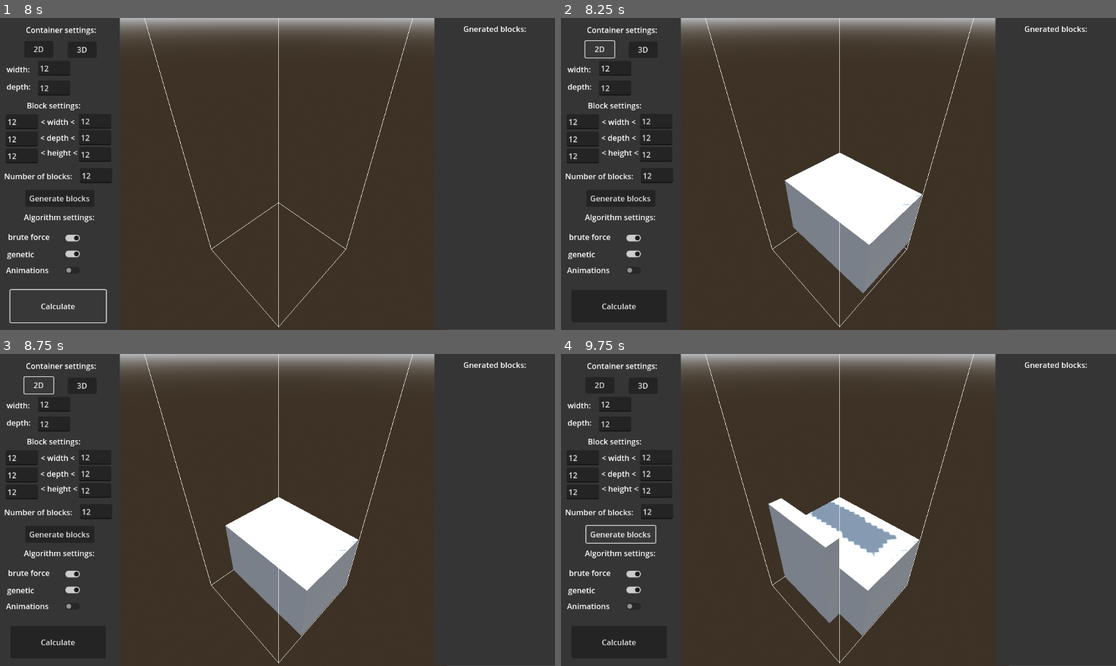
Above: before the commit, frames 1-4 (two rows, left to right).
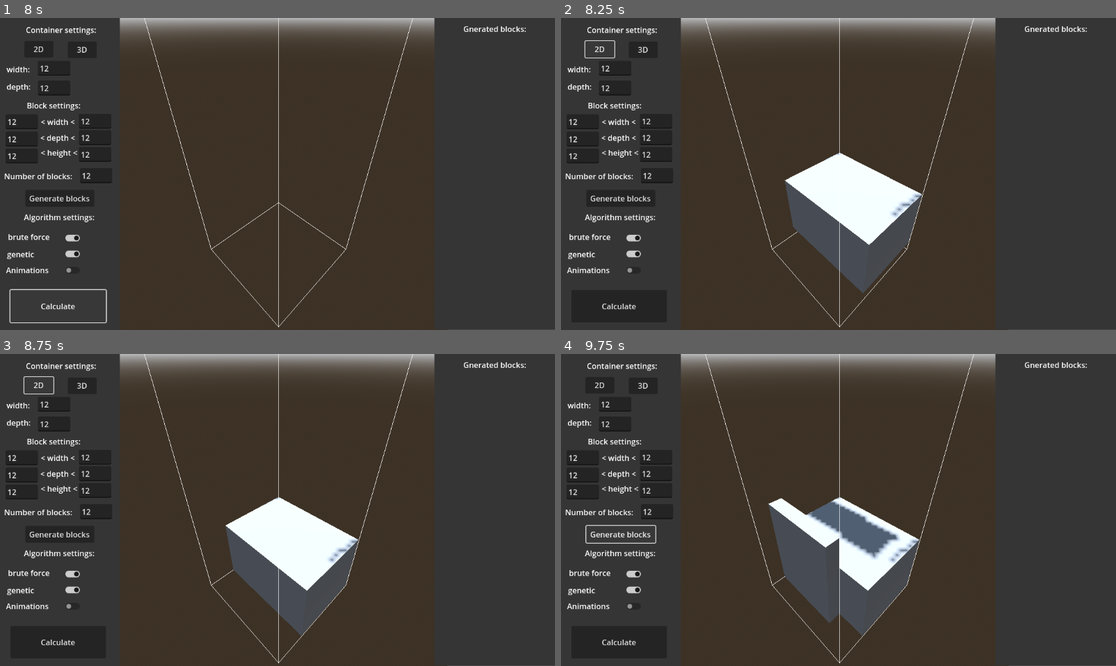
Above: after the commit, the same moments.

Repository: FilipAntonijevic/Optimal_block_packing
Game: Godot game, scene res://Scenes/Main.tscn
Two runs of this game, one before a commit and one after it. Both use one fixed random seed, a clock stepped at 60 frames per second and the inputs below.
Inputs (mouse positions are in pixels of both pictures, inside the frame that each line leads up to):
- Up to frame 1 (8 s): click (94, 177) at 0.52 s; type "12" at 0.6 s; click (94, 155) at 0.75 s; type "12" at 0.83 s; click (22, 155) at 0.98 s; type "12" at 1.07 s; click (94, 136) at 1.27 s; type "12" at 1.35 s; click (22, 139) at 1.5 s; type "12" at 1.58 s; click (94, 120) at 1.73 s; type "12" at 1.82 s; click (22, 120) at 2.02 s; type "12" at 2.1 s; click (55, 86) at 2.25 s; type "12" at 2.33 s; click (55, 67) at 2.48 s; type "12" at 2.57 s; click "2D" at 2.75 s; click "3D" at 3.5 s; click "Generate blocks" at 4.25 s; click (72, 239) at 5 s; click (72, 255) at 5.75 s; click (72, 270) at 6.5 s; click "Calculate" at 7.25 s
- Up to frame 2 (8.25 s): click "2D" at 8 s
- Up to frame 3 (8.75 s): no input
- Up to frame 4 (9.75 s): click "3D" at 8.75 s; click "Generate blocks" at 9.5 s

Frame 1 is identical in both runs. In frame 2, 3.3% of the frame differs, in the area x 40-66%, y 43-89%; in frame 3, 3.0%; in frame 4, 5.7%, in the area x 37-65%, y 45-91%.

Commit message:
Fixed bug with block placing algorithm. Added weighted control points to candidate_points, for overlap checking.

Diff:
--- a/optimal_block_packing/Scripts/Container.gd
+++ b/optimal_block_packing/Scripts/Container.gd
@@ -4,7 +4,7 @@
 
 @export var height: float = 1000
 @export var color: Color = Color(1, 1, 1)
-@export var zoom_speed: float = 2.0   # koliko brzo zumira
+@export var zoom_speed: float = 1
 @export var camera_min_height: float = 0
 @export var camera_max_height: float = 1000
 
@@ -83,7 +83,8 @@
 
 func add_blocks() -> void:
 	GlobalData.candidate_points.clear()
-	GlobalData.candidate_points.append(Vector3(0,0,0))
+	GlobalData.add_candidate_point(0,0,0,0,0)
+
 	for block in blocks_node.get_children():
 		block.queue_free()
 
@@ -96,19 +97,27 @@
 
 
 func add_block(block : Block) -> void:
-	var best_point = await find_best_point_and_place_block(block)
-	var t_block_x : Vector3 = Vector3(best_point.x + block.width , best_point.y , best_point.z)
-	var t_block_y : Vector3 = Vector3(best_point.x , best_point.y  + block.height, best_point.z)
-	var t_block_z : Vector3 = Vector3(best_point.x , best_point.y , best_point.z + block.depth)
-	update_candidate_points(t_block_x, t_block_y, t_block_z)
+	var best_point: CandidatePoint = await find_best_point_and_place_block(block)
+	var t_block_x: CandidatePoint = CandidatePoint.new(best_point.x + block.width, best_point.y, best_point.z, 0, 0)
+	var t_block_y: CandidatePoint = CandidatePoint.new(best_point.x , best_point.y  + block.height, best_point.z, 0, 0)
+	var t_block_z: CandidatePoint = CandidatePoint.new(best_point.x , best_point.y , best_point.z + block.depth, 0, 0)
+	update_candidate_points(t_block_x, t_block_y, t_block_z, block)
 
-func find_best_point_and_place_block(block) -> Vector3:
-	var best_point: Vector3
+func find_best_point_and_place_block(block) -> CandidatePoint:
+	var best_point : CandidatePoint
 
-	for t in GlobalData.candidate_points:
+	for i in range(GlobalData.candidate_points.size()):
+		var t: CandidatePoint = GlobalData.candidate_points[i]
 		if t.x + block.width <= GlobalData.container_width and t.z + block.depth <= GlobalData.container_depth:
-			best_point = t
-			break
+			var no_overlap = true
+			for j in range(i+1, GlobalData.candidate_points.size()):
+				var t2: CandidatePoint = GlobalData.candidate_points[j]
+				if t2.y > t.y and t.overlaps(t2, block.width, block.depth):
+					no_overlap = false
+					break
+			if no_overlap:
+				best_point = t
+				break
 
 	var mesh_instance = MeshInstance3D.new()
 	var box = BoxMesh.new()
@@ -117,35 +126,33 @@
 
 	var mat = StandardMaterial3D.new()
 	mat.shading_mode = BaseMaterial3D.SHADING_MODE_PER_PIXEL
-	mat.albedo_color = Color(0.8, 0.8, 0.8)
+	mat.albedo_color = Color(0.5, 0.5, 0.5)
 	mesh_instance.material_override = mat
 
-	if GlobalData.package_height < best_point.y + block.height:
-		GlobalData.package_height = best_point.y + block.height
-
 	if GlobalData.animations_bool:
-		var start_pos = best_point + Vector3(block.width/2, block.height/2, block.depth/2) + Vector3(0, 20, 0)
-		var end_pos   = best_point + Vector3(block.width/2, block.height/2, block.depth/2)
+		var start_pos = Vector3(best_point.x, best_point.y, best_point.z) + Vector3(block.width/2, block.height/2, block.depth/2) + Vector3(0, 20, 0)
+		var end_pos   = Vector3(best_point.x, best_point.y, best_point.z) + Vector3(block.width/2, block.height/2, block.depth/2)
 		mesh_instance.position = start_pos
 		blocks_node.add_child(mesh_instance)
 		var tween := create_tween()
 		tween.tween_property(mesh_instance, "position", end_pos, 1).set_trans(Tween.TRANS_SINE).set_ease(Tween.EASE_OUT)
 		await tween.finished
 	else:
-		mesh_instance.position = best_point + Vector3(block.width/2, block.height/2, block.depth/2)
+		mesh_instance.position = Vector3(best_point.x, best_point.y, best_point.z) + Vector3(block.width/2, block.height/2, block.depth/2)
 		blocks_node.add_child(mesh_instance)
 
 	return best_point
 
-func update_candidate_points(t_block_x, t_block_y, t_block_z) -> void:
-	var t_best_x
+func update_candidate_points(t_block_x: CandidatePoint, t_block_y: CandidatePoint, t_block_z: CandidatePoint, block) -> void:
+	var t_best_x : CandidatePoint
 	var t_best_x_max = -1
-	var t_best_z
+	var t_best_z : CandidatePoint
 	var t_best_z_max = -1
-	var t_best_y
+	var t_best_y : CandidatePoint
 	var t_best_y_max = -1
 
-	var illegal_points : Array = []
+	var illegal_points: Array[CandidatePoint] = []
+
 	if t_block_x.x + GlobalData.min_block_width > GlobalData.container_width:
 		illegal_points.append(t_block_x)
 	if t_block_z.z + GlobalData.min_block_depth > GlobalData.container_depth:
@@ -153,42 +160,35 @@
 
 	for t in GlobalData.candidate_points:
 		if t_block_x not in illegal_points:
-			if t.x <= t_block_x.x and t.z <= t_block_x.z and t.y <= t_block_x.y:
-				var max = t.x * t.z
-				if max > t_best_x_max:
-					t_best_x_max = max
+			if t.x <= t_block_x.x and t.z <= t_block_x.z and t.y <= t_block_x.y and t.width == 0 and t.depth == 0:
+				var max_val = (t.x + 1) * (t.z + 1)
+				if max_val > t_best_x_max:
+					t_best_x_max = max_val
 					t_best_x = t
 		if t_block_z not in illegal_points:
-			if t.x <= t_block_z.x and t.z <= t_block_z.z and t.y <= t_block_z.y:
-				var max = t.x * t.z
-				if max > t_best_z_max:
-					t_best_z_max = max
+			if t.x <= t_block_z.x and t.z <= t_block_z.z and t.y <= t_block_z.y and t.width == 0 and t.depth == 0:
+				var max_val = (t.x + 1) * (t.z + 1)
+				if max_val > t_best_z_max:
+					t_best_z_max = max_val
 					t_best_z = t
 		if t.x <= t_block_y.x and t.z <= t_block_y.z and t.y <= t_block_y.y:
-			var max = t.y
-			if max > t_best_y_max:
-				t_best_y_max = max
+			var max_val = t.y
+			if max_val > t_best_y_max:
+				t_best_y_max = max_val
 				t_best_y = t
 		if t.x <= t_block_x.x and t.x >= t_block_z.x and t.z <= t_block_z.z and t.z >= t_block_x.z and t.y <= t_block_x.y:
 			illegal_points.append(t)
 
-	print("All points:")
-	print(GlobalData.candidate_points)
-	print("Ilegal points: ")
-	print(illegal_points)
 	for t in illegal_points:
 		GlobalData.candidate_points.erase(t)
 
-	print("All points after deletion:")
-	print(GlobalData.candidate_points)
-
 	if t_best_x != null:
-		GlobalData.add_candidate_point(t_block_x.x, t_best_x.y, t_block_x.z)
+		GlobalData.add_candidate_point(t_block_x.x, t_best_x.y, t_block_x.z, 0, 0)
 	if t_best_z != null:
-		GlobalData.add_candidate_point(t_block_z.x, t_best_z.y, t_block_z.z)
-	print("JAKO BITNO: ")
-	print(t_block_y)
-	GlobalData.add_candidate_point(t_best_y.x, t_block_y.y, t_best_y.z)
-
-	print("All points after adding new points:")
-	print(GlobalData.candidate_points)
+		GlobalData.add_candidate_point(t_block_z.x, t_best_z.y, t_block_z.z, 0, 0)
+	GlobalData.add_candidate_point(t_best_y.x, t_block_y.y, t_best_y.z, 0,0)
+	#we only add these points for calculating overlaping blocks, they will never be used as an actualy candidate points due to ordering of points.
+	GlobalData.add_candidate_point(t_block_y.x, t_block_y.y, t_block_y.z, block.width, block.depth)
+	GlobalData.add_candidate_point(t_block_y.x + block.width, t_block_y.y, t_block_y.z, -block.width, block.depth)
+	GlobalData.add_candidate_point(t_block_y.x, t_block_y.y, t_block_y.z + block.depth, block.width, -block.depth)
+	GlobalData.add_candidate_point(t_block_y.x + block.width, t_block_y.y, t_block_y.z + block.depth, -block.width, -block.depth)
--- /dev/null
+++ b/optimal_block_packing/Scripts/candidate_point.gd
@@ -0,0 +1,41 @@
+extends Resource
+class_name CandidatePoint
+
+@export var x: float
+@export var y: float
+@export var z: float
+@export var width: float
+@export var depth: float
+
+func _init(_x: float = 0, _y: float = 0, _z: float = 0, _width: float = 0, _depth: float = 0) -> void:
+	x = _x
+	y = _y
+	z = _z
+	width = _width
+	depth = _depth
+
+func overlaps(other: CandidatePoint, block_width: float, block_depth: float) -> bool:
+	var ax1 = x
+	var ax2 = x + block_width
+	var az1 = z
+	var az2 = z + block_depth
+
+	var bx1 = other.x
+	var bx2 = other.x + other.width
+	var bz1 = other.z
+	var bz2 = other.z + other.depth
+
+	if bx1 > bx2:
+		var tmp = bx1
+		bx1 = bx2
+		bx2 = tmp
+	if bz1 > bz2:
+		var tmp = bz1
+		bz1 = bz2
+		bz2 = tmp
+
+	return not (ax2 <= bx1 or bx2 <= ax1 or az2 <= bz1 or bz2 <= az1)
+
+
+func debug_str() -> String:
+	return "Point(x=%.3f, y=%.3f, z=%.3f, width=%.3f, depth=%.3f)" % [x, y, z, width, depth]
--- a/optimal_block_packing/Scripts/global_data.gd
+++ b/optimal_block_packing/Scripts/global_data.gd
@@ -1,22 +1,33 @@
-class_name global_data extends Node
+class_name global_data
+extends Node
 
-@export var container_width : float = 1
-@export var container_depth : float = 1
-@export var min_block_width : float = 0.1
-@export var min_block_depth : float = 0.1
+@export var container_width: float = 1
+@export var container_depth: float = 1
+@export var min_block_width: float = 0.1
+@export var min_block_depth: float = 0.1
 
-@export var blocks : Array = []
-@export var candidate_points: Array = []
+@export var blocks: Array = []
+@export var candidate_points: Array[CandidatePoint] = []  # koristi Resource klasu
 
-@export var animations_bool = true
-@export var package_height = 0
+@export var animations_bool: bool = true
+@export var package_height: float = 0
 
 func _ready() -> void:
-	add_candidate_point(0,0,0)
+	add_candidate_point(0, 0, 0, 0, 0)
 
-func add_candidate_point(x: float, y: float, z: float) -> void:
-	var point = Vector3(x, y, z)
+func add_candidate_point(x: float, y: float, z: float, width: float, depth: float) -> void:
+	var point = CandidatePoint.new()
+	point.x = x
+	point.y = y
+	point.z = z
+	point.width = width
+	point.depth = depth
+
 	var idx = candidate_points.bsearch_custom(point, func(a, b):
-		return sign(a.y - b.y)
+		if a.y != b.y:
+			return a.y < b.y
+		else:
+			return (a.x + 1) * (a.z + 1) < (b.x + 1) * (b.z + 1)
 	)
+
 	candidate_points.insert(idx, point)
